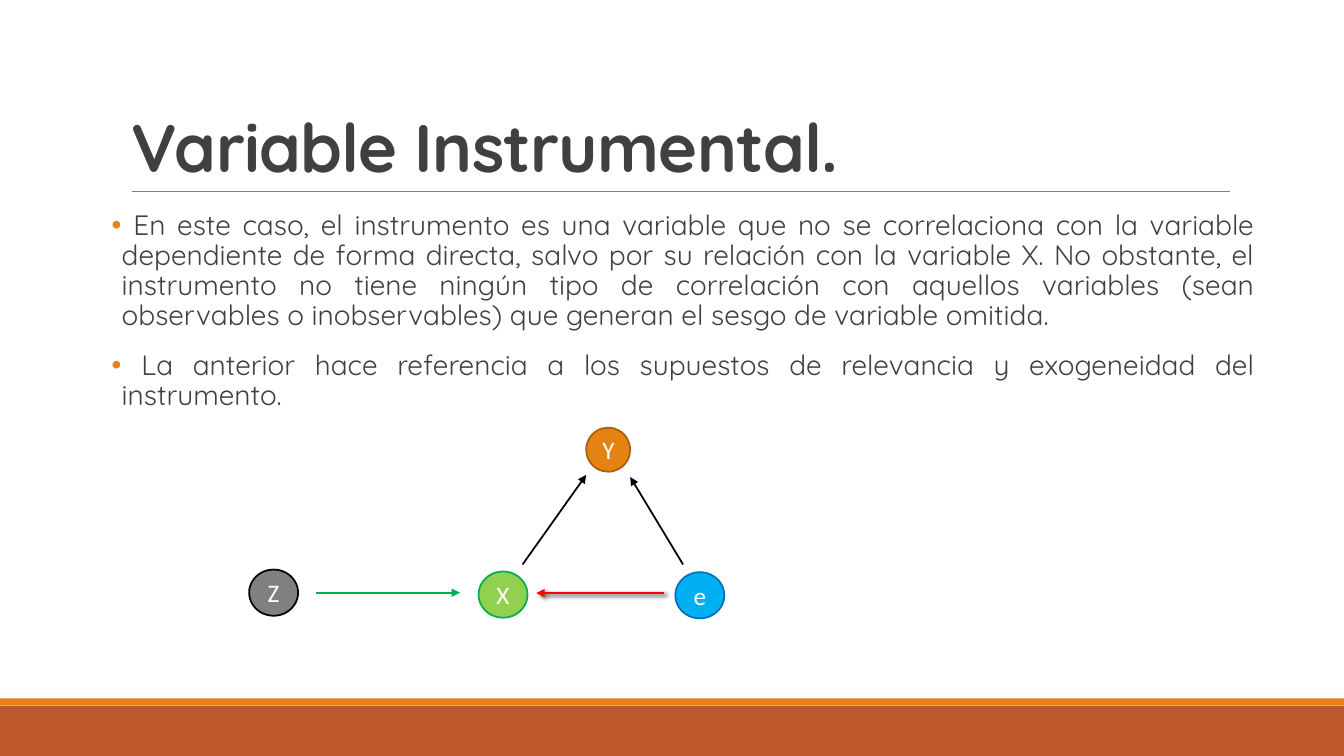
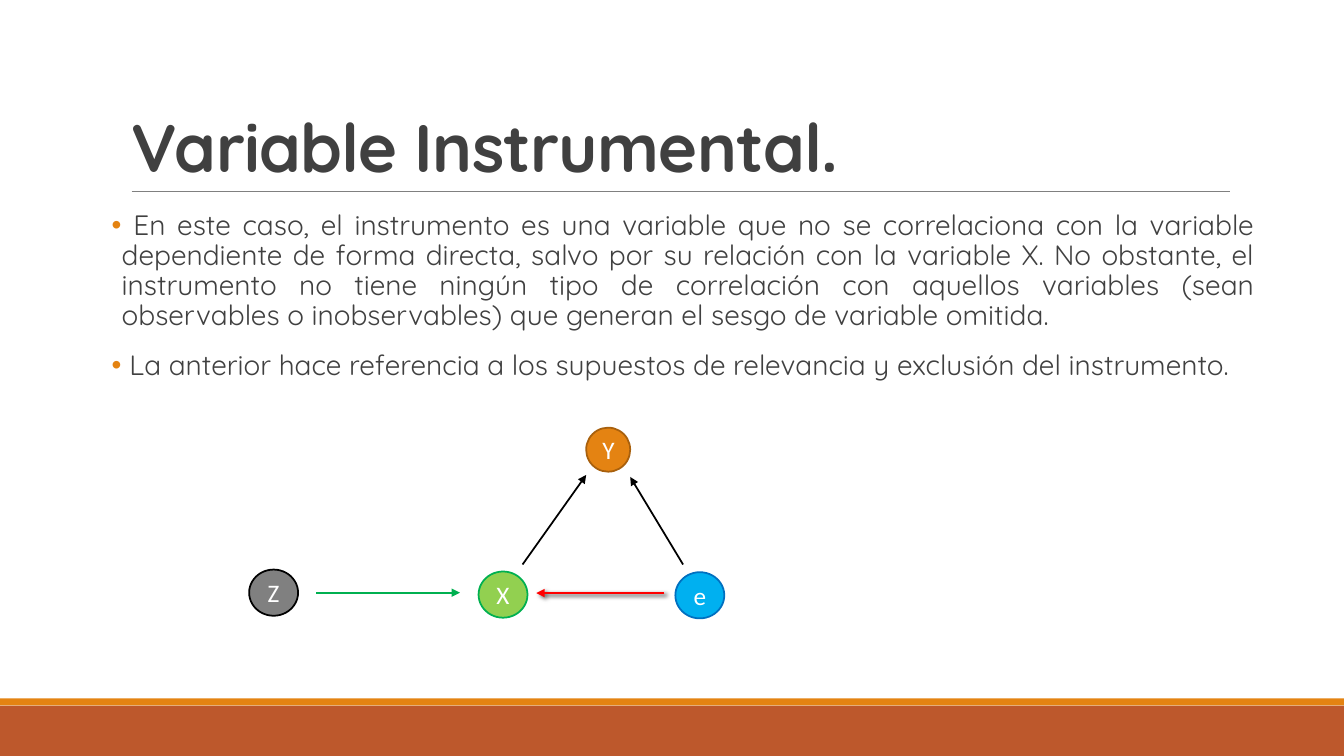
Before and after one commit to Econometria2-Unal/Scripts_monitoria_2021_1, a slide deck: slide 8 of Sesión 5 de Monitoria - Variables Instrumentales/1_documentos_pdfs/Variable Instrumental.pptx. Drawn at 1344x756 pixels with LibreOffice and Linux fonts; fonts in the diff are those of the drawing. Boxes give left, top, right and bottom in pixels: in the first picture for what was removed or moved away, otherwise in the second. Text is boxed around its words. In the diff, an @@ line names an element or a change of style, - is before the commit and + after.

```diff
--- a/Sesión 5 de Monitoria - Variables Instrumentales/1_documentos_pdfs/Variable Instrumental.pptx
+++ b/Sesión 5 de Monitoria - Variables Instrumentales/1_documentos_pdfs/Variable Instrumental.pptx
@@ text at box(129, 354, 1229, 381): text changed @@
-• La anterior hace referencia a los supuestos de relevancia y exogeneidad del instrumento.
+• La anterior hace referencia a los supuestos de relevancia y exclusión del instrumento.
```
Also in this commit, not shown: 2 other slides changed.
